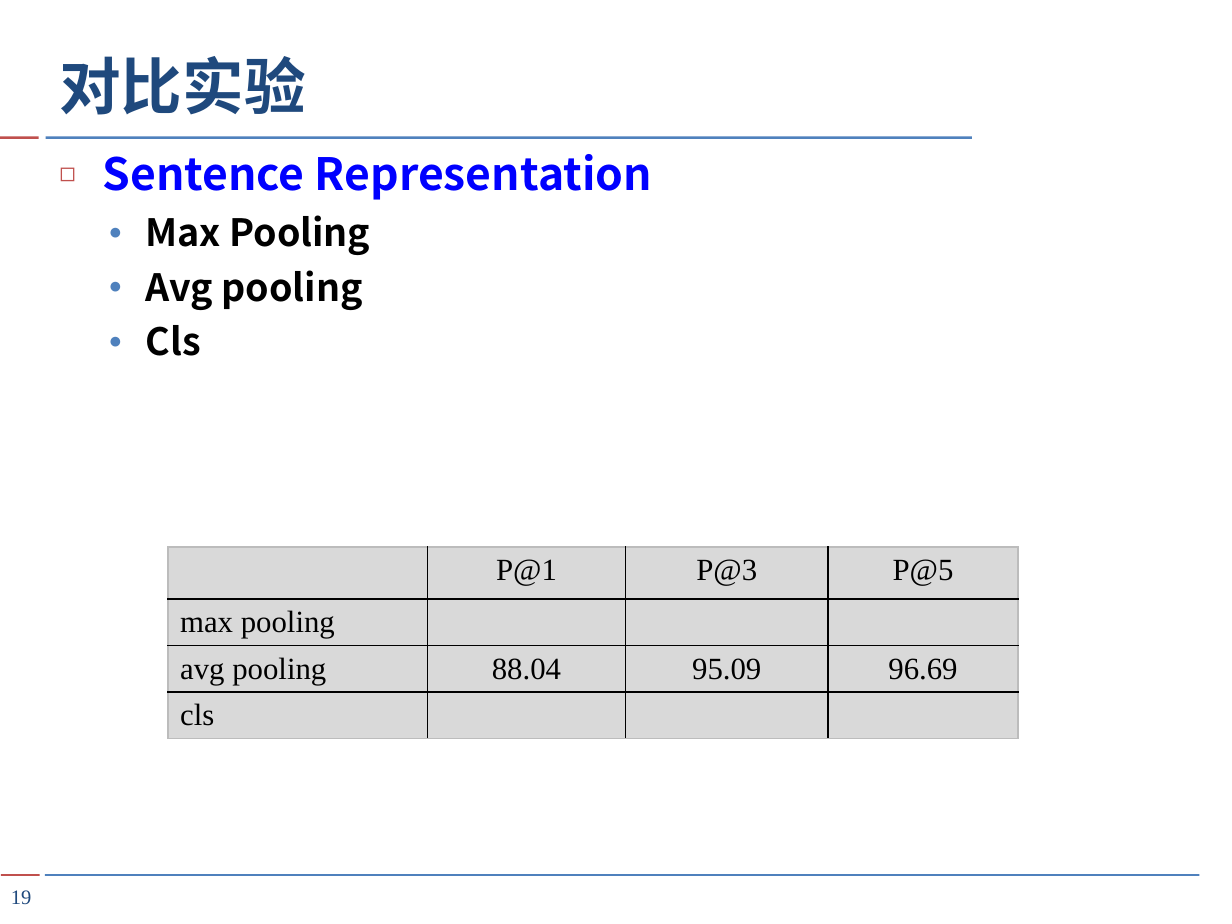
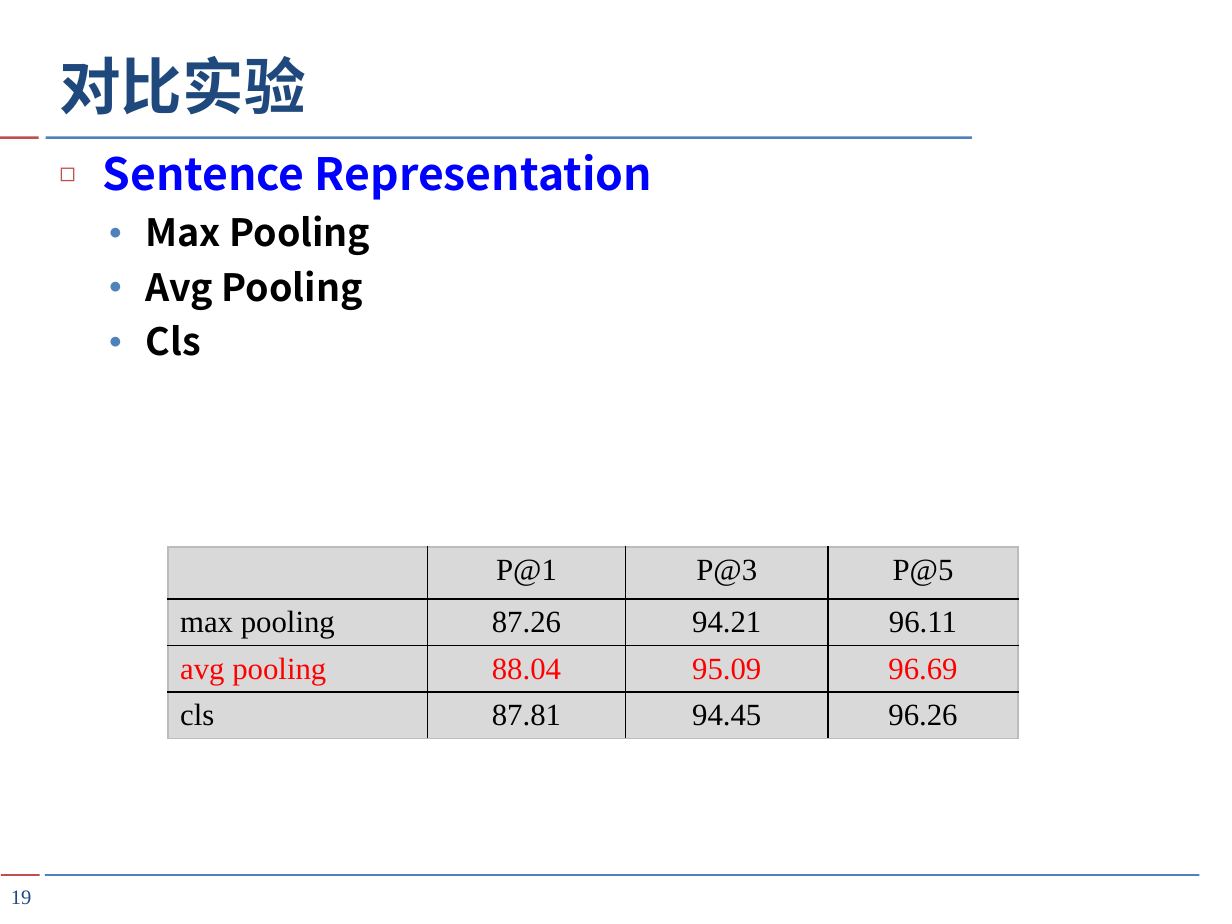
Before and after one commit to HMJW/hmjw.github.io, a slide deck: slide 19 of src/2020-9-3-text-ranker/TextRanker.pptx. Drawn at 1232x924 pixels with LibreOffice and Linux fonts; fonts in the diff are those of the drawing. Boxes give left, top, right and bottom in pixels: in the first picture for what was removed or moved away, otherwise in the second. Text is boxed around its words. In the diff, an @@ line names an element or a change of style, - is before the commit and + after.

Commit message:
TextRanker ppt

```diff
--- a/src/2020-9-3-text-ranker/TextRanker.pptx
+++ b/src/2020-9-3-text-ranker/TextRanker.pptx
@@ text at <box>146,270,363,310</box>: text changed @@
-  ● Avg pooling
+  ● Avg Pooling
@@ table at <box>168,547,1019,747</box> @@
-row 2: max pooling |  |  | 
+row 2: max pooling | 87.26 | 94.21 | 96.11
-row 4: cls |  |  | 
+row 4: cls | 87.81 | 94.45 | 96.26
@@ text colour #000000 to #FF0000 in "avg pooling", "88.04", "95.09", "96.69" @@
```
Also in this commit, not shown: 12 other slides changed.
